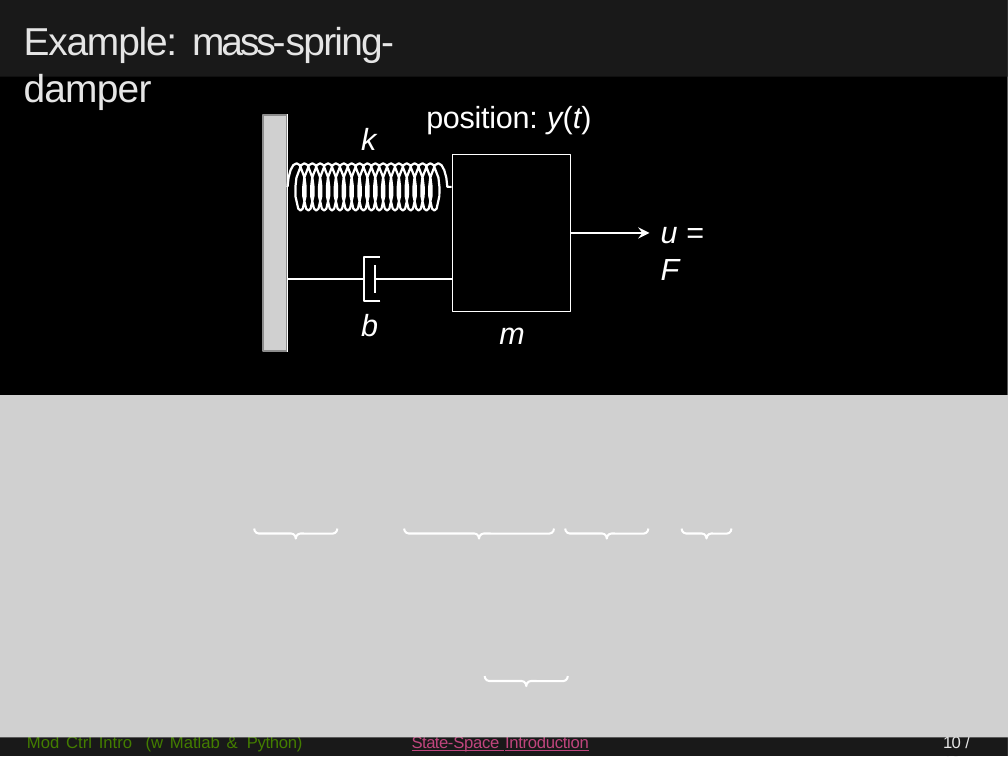
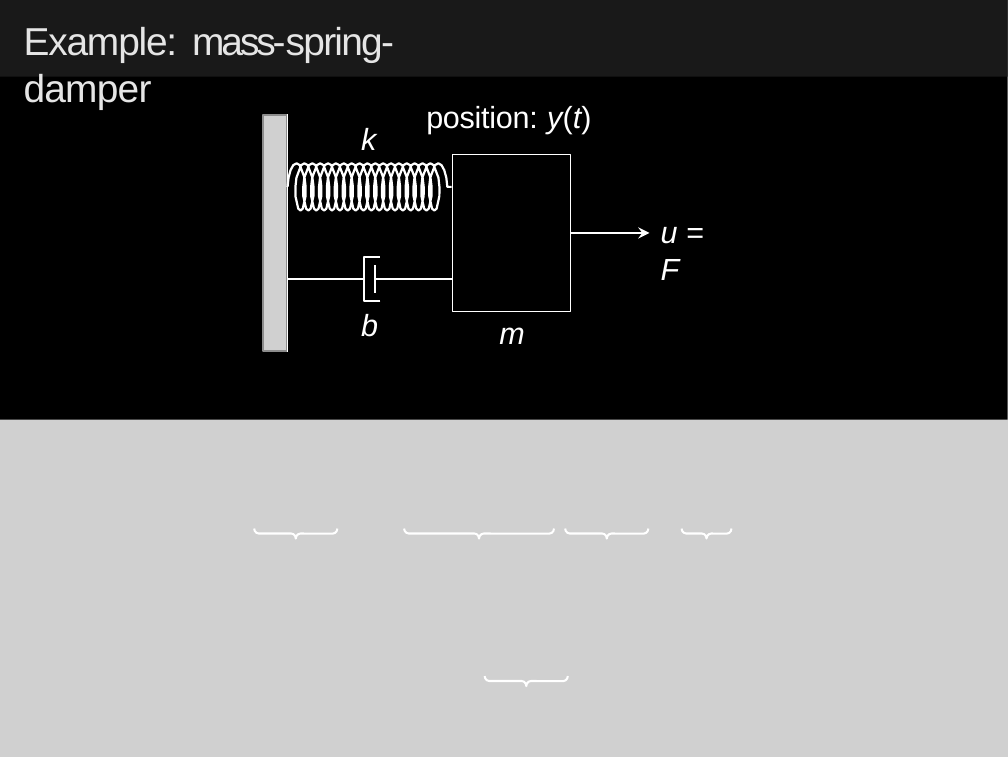
Before and after one commit to MCIMP-book/mcimp, a slide deck: slide 10 of lecture notes/from Modeling to Continuous-time LQ/powerpoint_handouts (work in progress)/06-State-Space Dynamic System Models (imcmp-handout-dark) - pub.pptx. Drawn at 1008x757 pixels with LibreOffice and Linux fonts; fonts in the diff are those of the drawing; grey boxes stand for pictures. Boxes give left, top, right and bottom in pixels: in the first picture for what was removed or moved away, otherwise in the second. Text is boxed around its words. In the diff, an @@ line names an element or a change of style, - is before the commit and + after.

```diff
--- a/lecture notes/from Modeling to Continuous-time LQ/powerpoint_handouts (work in progress)/06-State-Space Dynamic System Models (imcmp-handout-dark) - pub.pptx
+++ b/lecture notes/from Modeling to Continuous-time LQ/powerpoint_handouts (work in progress)/06-State-Space Dynamic System Models (imcmp-handout-dark) - pub.pptx
@@ picture: place and size @@
-picture at box(0, 396, 1008, 738)
+picture at box(0, 420, 1008, 757)
@@ freeform shape removed at box(0, 732, 1008, 756) @@
@@ text removed at box(27, 735, 303, 752) @@
-Mod Ctrl Intro (w Matlab & Python)
@@ text removed at box(412, 735, 589, 751) @@
-State-Space Introduction
@@ page number removed at box(943, 735, 961, 748) @@
-10 / 12
```
Also in this commit, not shown: 1 other slide changed, 3 other files.
